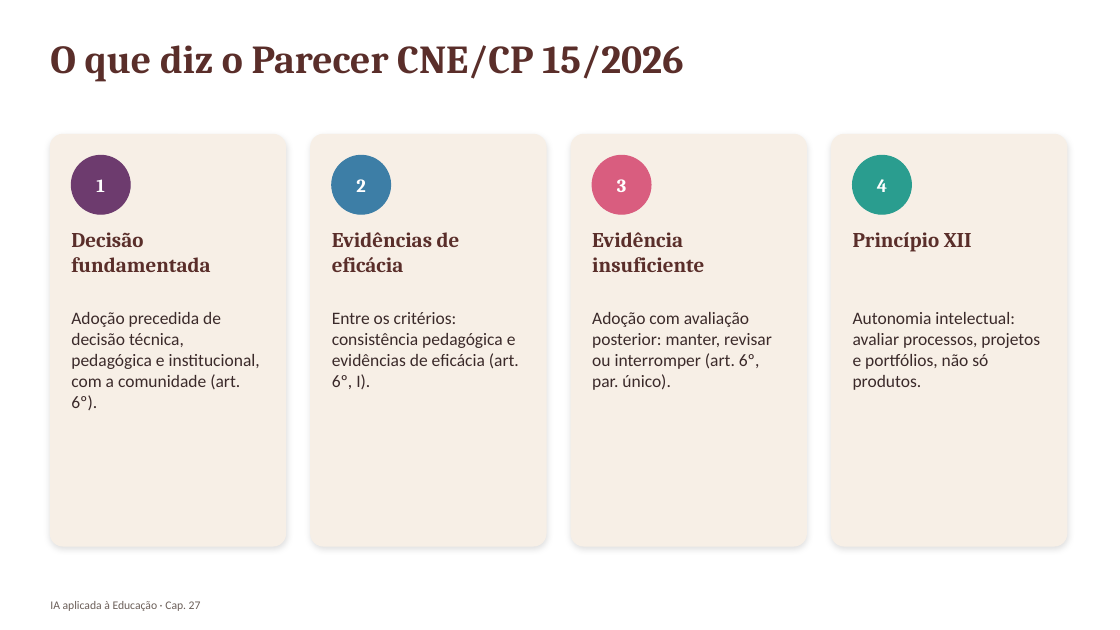
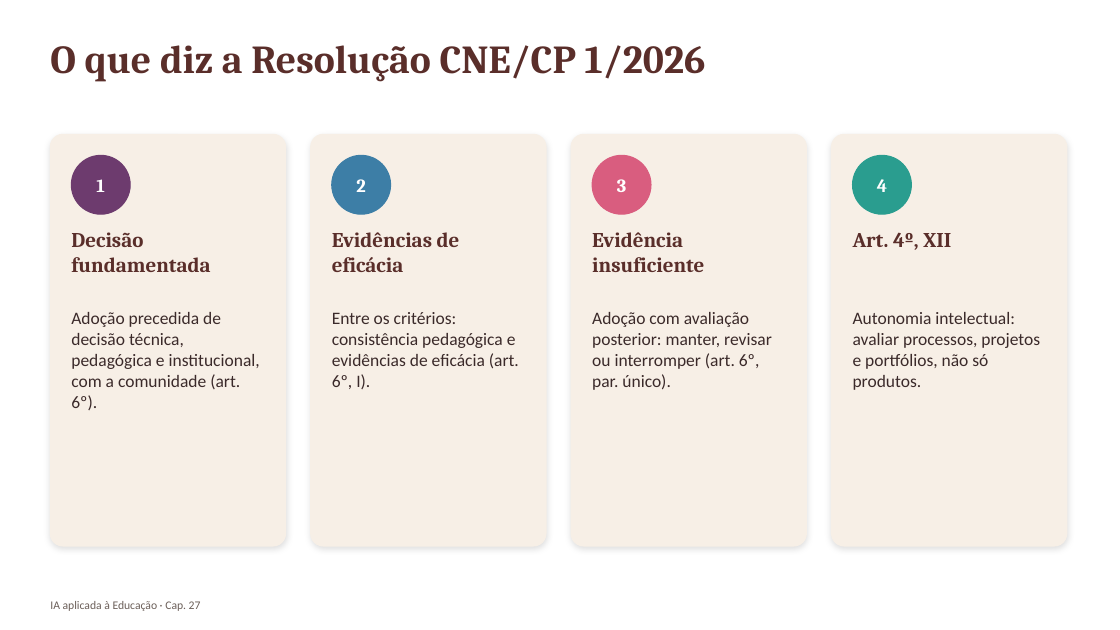
Before and after one commit to arakenmedeiros/claude, a slide deck: slide 15 of livro_ia_educacao/saida/pptx/Cap27_slides.pptx. Drawn at 1120x630 pixels with LibreOffice and Linux fonts; fonts in the diff are those of the drawing. Boxes give left, top, right and bottom in pixels: in the first picture for what was removed or moved away, otherwise in the second. Text is boxed around its words. In the diff, an @@ line names an element or a change of style, - is before the commit and + after.

```diff
--- a/livro_ia_educacao/saida/pptx/Cap27_slides.pptx
+++ b/livro_ia_educacao/saida/pptx/Cap27_slides.pptx
@@ text at (x1=50, y1=45, x2=706, y2=82): text changed @@
-O que diz o Parecer CNE/CP 15/2026
+O que diz a Resolução CNE/CP 1/2026
@@ text at (x1=853, y1=232, x2=951, y2=250): text changed @@
-Princípio XII
+Art. 4º, XII
```
Also in this commit, not shown: 9 other files.
